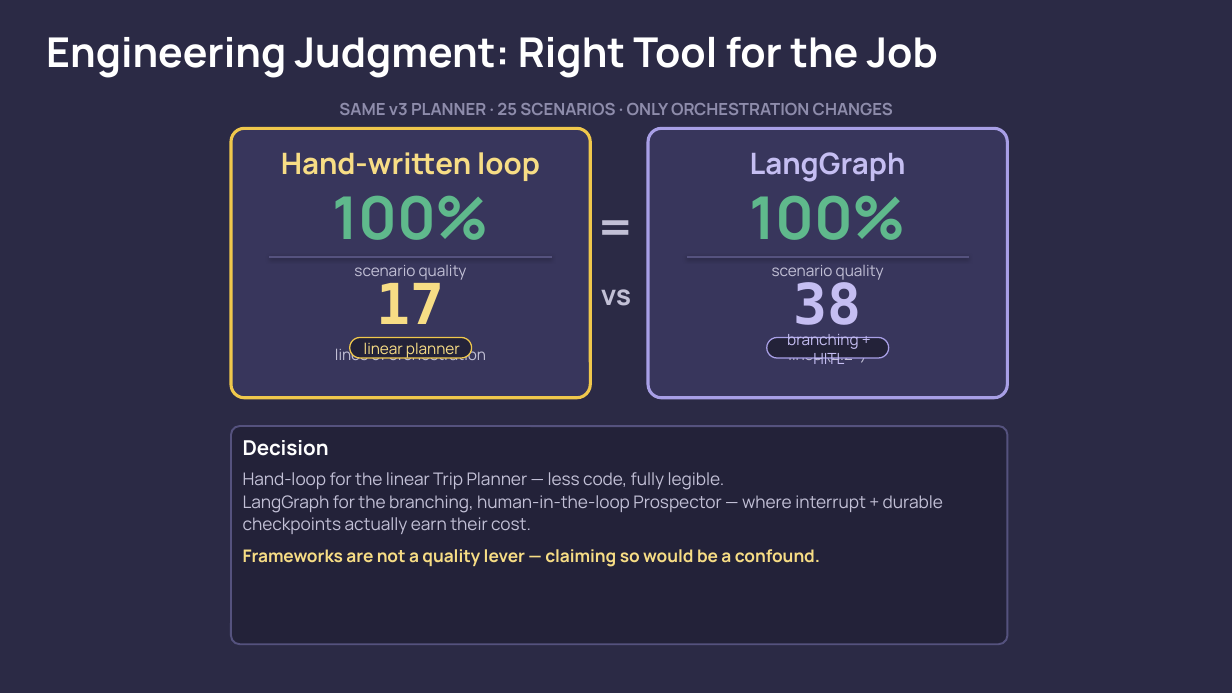
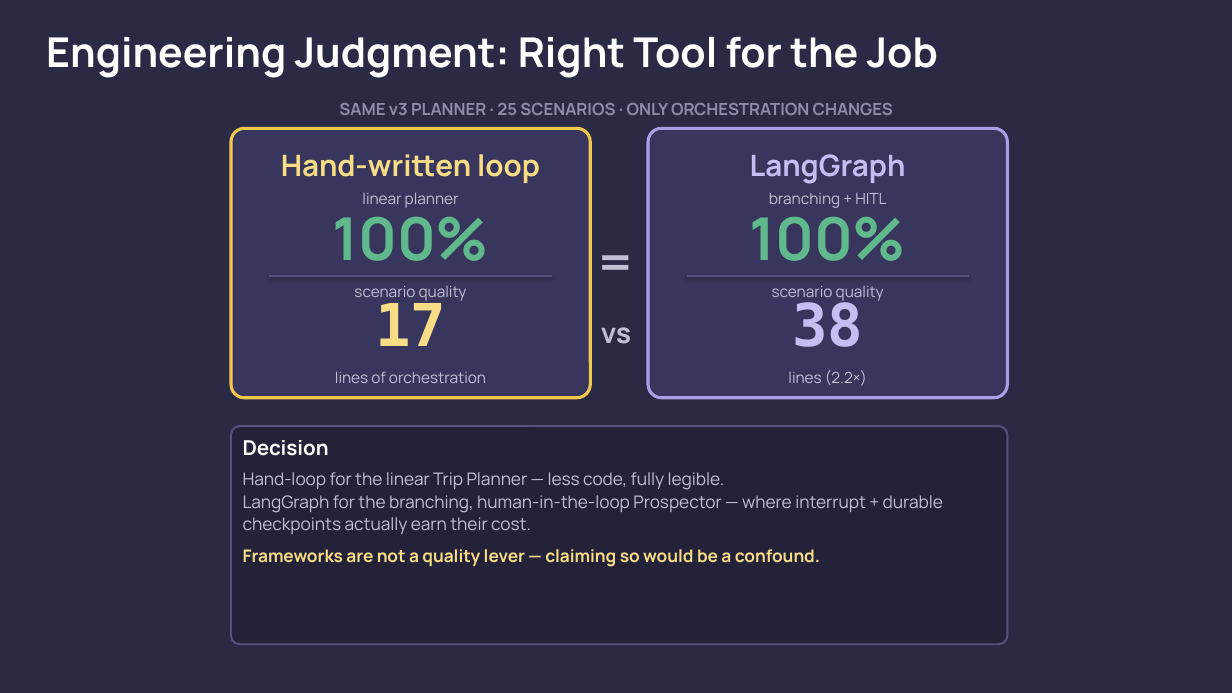
Before and after one commit to zmt28/BlueLiner, a slide deck: slide 3 of deck/assets/deck_graphics.pptx. Drawn at 1232x693 pixels with LibreOffice and Linux fonts; fonts in the diff are those of the drawing. Boxes give left, top, right and bottom in pixels: in the first picture for what was removed or moved away, otherwise in the second. Text is boxed around its words. In the diff, an @@ line names an element or a change of style, - is before the commit and + after.

```diff
--- a/deck/assets/deck_graphics.pptx
+++ b/deck/assets/deck_graphics.pptx
@@ text "100%" rewrapped from (332,195,489,280) to (332,205,489,301) @@
@@ text at (362,192,459,208): paragraph added @@
+linear planner
@@ text "100%" rewrapped from (749,195,906,280) to (749,205,906,301) @@
@@ text at (769,193,886,208): paragraph added @@
+branching + HITL
@@ text "=": place and size @@
-text "=" at (591,191,642,230)
+text "=" at (591,226,642,264)
@@ text "17": place and size @@
-text "17" at (335,278,486,360)
+text "17" at (335,297,486,383)
@@ line moved from (270, 257) - (552, 257) to (270, 276) - (552, 276) @@
@@ text at (375,297,446,346): size 44 to 46 pt in "17" @@
@@ text "38": place and size @@
-text "38" at (788,278,867,364)
+text "38" at (788,297,867,386)
@@ line moved from (687, 257) - (970, 257) to (687, 276) - (970, 276) @@
@@ text at (792,297,863,347): size 44 to 46 pt in "38" @@
@@ text "vs": place and size @@
-text "vs" at (601,289,631,306)
+text "vs" at (601,327,631,344)
@@ rounded rectangle removed at (349,337,471,358) @@
-linear planner
@@ rounded rectangle removed at (767,337,889,358) @@
-branching + HITL
```
Also in this commit, not shown: 1 other file.
